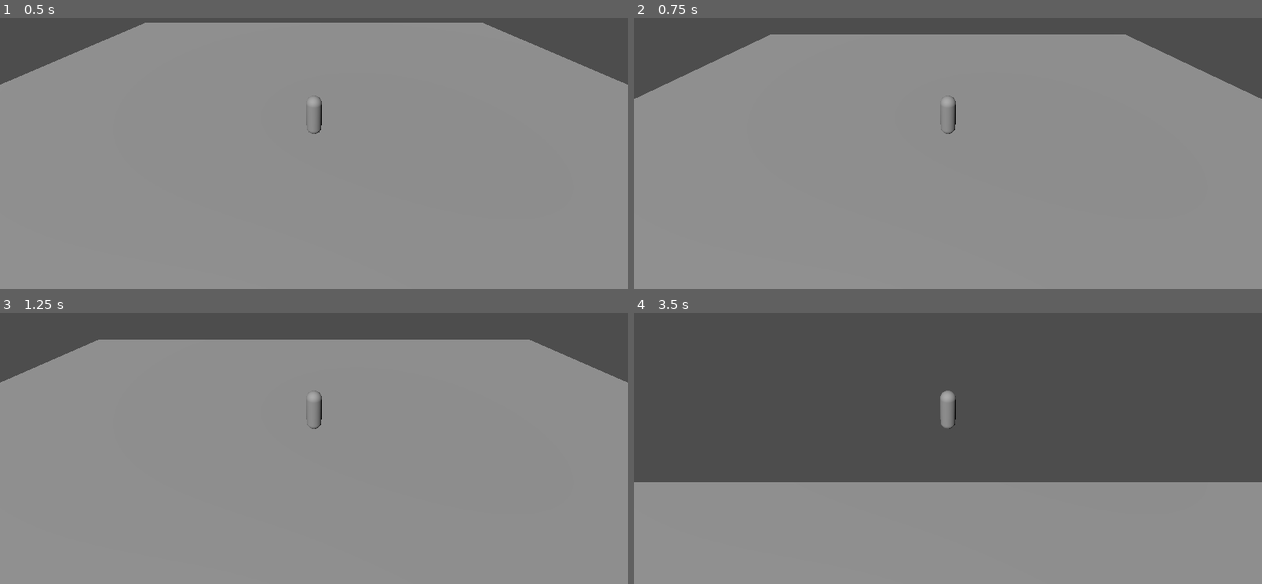
Above: before the commit, frames 1-4 (two rows, left to right).
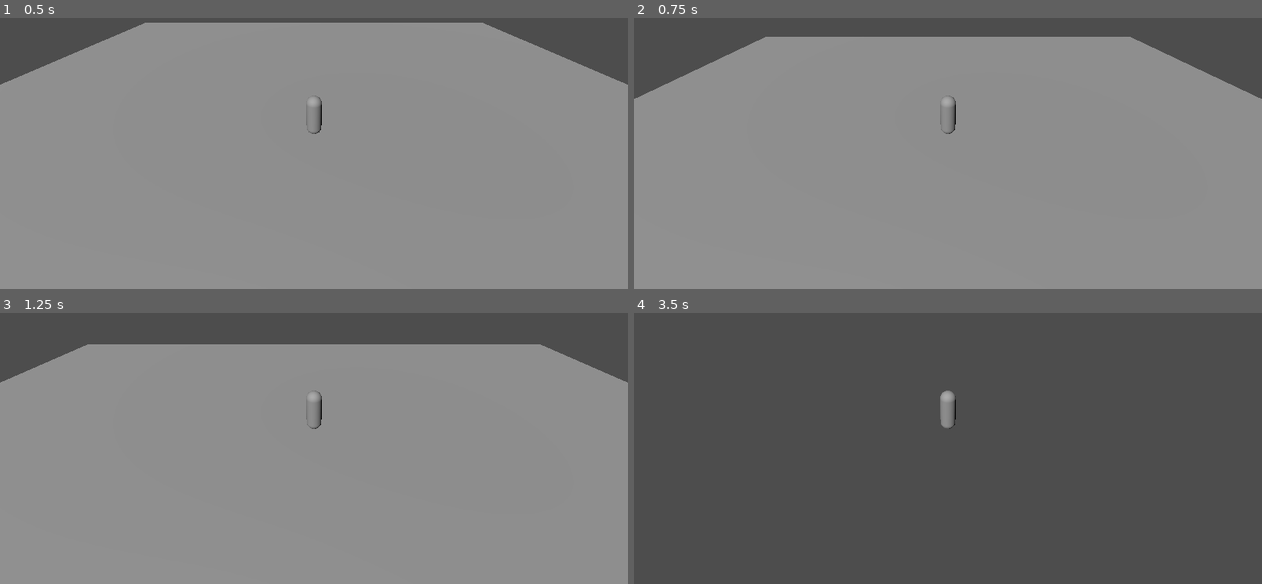
Above: after the commit, the same moments.

Repository: thegoatleroyjenkins/arpg-game
Game: Godot game, scene res://prototype3d/main_3d.tscn
Same seed, same stepped clock (60 frames per second), same inputs: the game is played once before the commit and once after it. This scene is started directly instead of the project's main scene.
Inputs (mouse positions are in pixels of both pictures, inside the frame that each line leads up to):
- Up to frame 1 (0.5 s): no input
- Up to frame 2 (0.75 s): tap Enter (ui_accept) at 0.5 s; move the mouse to (979, 110) at 0.52 s; hold W (move_up) from 0.53 s (still down); hold Shift from 0.53 s (still down); tap Q (dash, bound only after the commit) at 0.6 s
- Up to frame 3 (1.25 s): keep holding W (move_up); keep holding Shift; tap Enter (ui_accept) at 0.77 s
- Up to frame 4 (3.5 s): keep holding W (move_up); move the mouse to (916, 407) at 1.27 s; release Shift at 1.28 s; tap Shift at 1.35, 2.3 s; tap Enter (ui_accept) at 1.52, 3.02 s; tap Q (dash, bound only after the commit) at 1.55, 2.85 s; move the mouse to (960, 402) at 2.02 s; press the mouse at (960, 402) at 2.03 s; move the mouse to (941, 413) at 2.77 s; release the mouse at (941, 413) at 2.78 s

Frame 1 is identical in both runs. In frame 2, 0.5% of the frame differs, in the area x 21-79%, y 6-7%; in frame 3, 1.2%; in frame 4, 38%, in the area x 0-100%, y 62-100%.

Commit message:
Add data-driven dash ability to 3D player prototype

Diff:
--- a/project.godot
+++ b/project.godot
@@ -48,6 +48,11 @@
 , Object(InputEventKey,"resource_local_to_scene":false,"resource_name":"","device":-1,"window_id":0,"alt_pressed":false …(186 unchanged characters)…
 ]
 }
+dash={
+"deadzone": 0.5,
+"events": [Object(InputEventKey,"resource_local_to_scene":false,"resource_name":"","device":-1,"window_id":0,"alt_pressed":false,"shift_pressed":false,"ctrl_pressed":false,"meta_pressed":false,"pressed":false,"keycode":0,"physical_keycode":81,"key_label":0,"unicode":113,"location":0,"echo":false,"script":null)
+]
+}
 attack={
 "deadzone": 0.5,
 "events": [Object(InputEventMouseButton,"resource_local_to_scene":false,"resource_name":"","device":-1,"window_id":0,"a …(252 unchanged characters)…
--- a/prototype3d/default_player_tuning_3d.tres
+++ b/prototype3d/default_player_tuning_3d.tres
@@ -8,6 +8,9 @@
 sprint_multiplier = 1.6
 jump_velocity = 4.5
 gravity = 12.0
+dash_speed = 18.0
+dash_duration = 0.18
+dash_cooldown = 0.65
 camera_smooth = 8.0
 camera_height = 7.0
 camera_distance = 8.5
--- a/prototype3d/player_3d.gd
+++ b/prototype3d/player_3d.gd
@@ -6,6 +6,9 @@
 @onready var camera: Camera3D = $CameraPivot/Camera3D
 
 var look_target: Vector3
+var dash_direction: Vector3 = Vector3.ZERO
+var dash_time_left: float = 0.0
+var dash_cooldown_left: float = 0.0
 
 func _ready() -> void:
 	look_target = global_position
@@ -35,12 +38,23 @@
 	if move_dir.length() > 1.0:
 		move_dir = move_dir.normalized()
 
-	var speed := tuning.move_speed
-	if Input.is_key_pressed(KEY_SHIFT):
-		speed *= tuning.sprint_multiplier
+	if dash_cooldown_left > 0.0:
+		dash_cooldown_left = max(0.0, dash_cooldown_left - delta)
 
-	velocity.x = move_dir.x * speed
-	velocity.z = move_dir.z * speed
+	if Input.is_action_just_pressed("dash") and dash_cooldown_left <= 0.0:
+		_start_dash(move_dir)
+
+	if dash_time_left > 0.0:
+		dash_time_left = max(0.0, dash_time_left - delta)
+		velocity.x = dash_direction.x * tuning.dash_speed
+		velocity.z = dash_direction.z * tuning.dash_speed
+	else:
+		var speed := tuning.move_speed
+		if Input.is_key_pressed(KEY_SHIFT):
+			speed *= tuning.sprint_multiplier
+
+		velocity.x = move_dir.x * speed
+		velocity.z = move_dir.z * speed
 
 	move_and_slide()
 
@@ -54,3 +68,12 @@
 	var target_cam_pos := global_position + Vector3(0.0, tuning.camera_height, tuning.camera_distance)
 	pivot.global_position = pivot.global_position.lerp(target_cam_pos, delta * tuning.camera_smooth)
 	camera.look_at(global_position + Vector3(0, 1.0, 0), Vector3.UP)
+
+func _start_dash(move_dir: Vector3) -> void:
+	dash_direction = move_dir
+	if dash_direction.length() <= 0.01:
+		dash_direction = -global_transform.basis.z
+	dash_direction.y = 0.0
+	dash_direction = dash_direction.normalized()
+	dash_time_left = tuning.dash_duration
+	dash_cooldown_left = tuning.dash_cooldown
--- a/prototype3d/player_tuning_3d.gd
+++ b/prototype3d/player_tuning_3d.gd
@@ -5,6 +5,13 @@
 @export var sprint_multiplier: float = 1.6
 @export var jump_velocity: float = 4.5
 @export var gravity: float = 12.0
+
+@export_group("Dash")
+@export var dash_speed: float = 18.0
+@export var dash_duration: float = 0.18
+@export var dash_cooldown: float = 0.65
+
+@export_group("Camera")
 @export var camera_smooth: float = 8.0
 @export var camera_height: float = 7.0
 @export var camera_distance: float = 8.5
Not shown, changed: README.md
